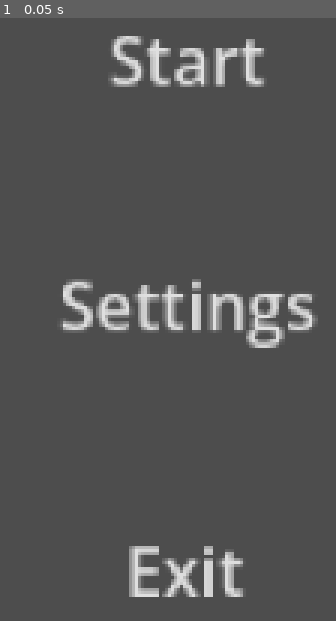
Above: before the commit, frame 1.
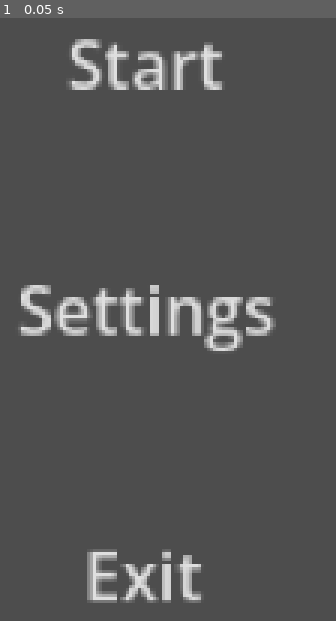
Above: after the commit, the same moment.

Repository: Luf64/Farmonomics
Game: Godot game, scene res://room_0.tscn
Two runs of this game, one before a commit and one after it. Both use one fixed random seed, a clock stepped at 60 frames per second and the inputs below.
Inputs:
- Up to frame 1 (0.05 s): no input

The runs differ from the first frame. In frame 1, 10% of the frame differs, in the area x 5-95%, y 2-98%.

Commit message:
Room0 Version 1.0

Diff:
--- a/room_0.tscn
+++ b/room_0.tscn
@@ -6,7 +6,7 @@
 script = ExtResource("1_5ywfs")
 
 [node name="Camera2D" type="Camera2D" parent="." unique_id=1030770431]
-position = Vector2(122, 94)
+position = Vector2(132, 93)
 zoom = Vector2(2, 2)
 position_smoothing_enabled = true
 rotation_smoothing_enabled = true
Not shown, added: story.txt
